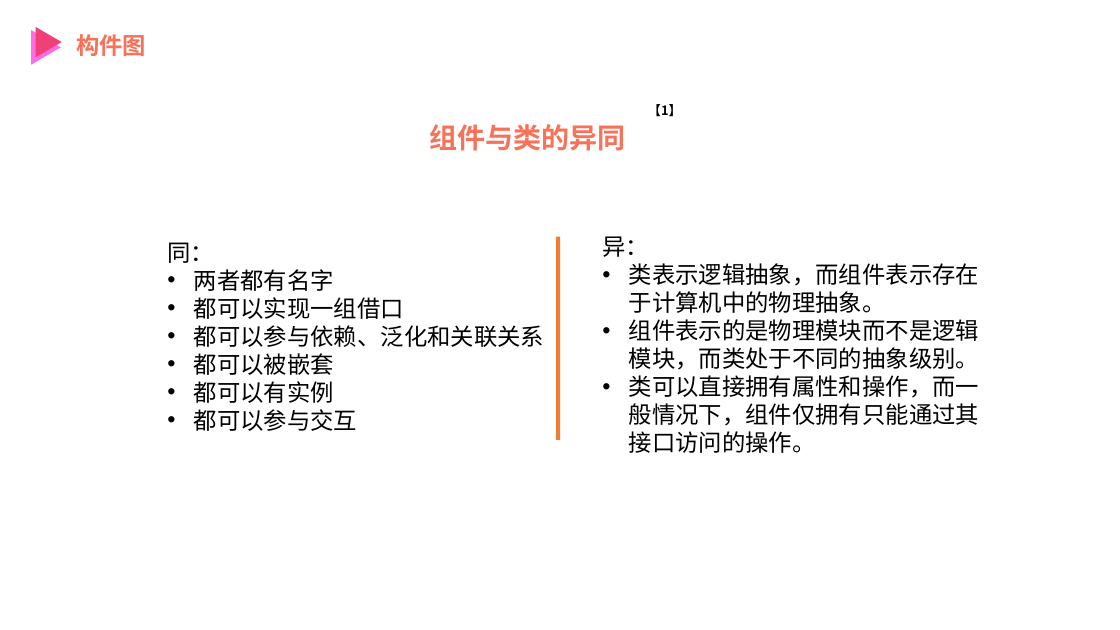
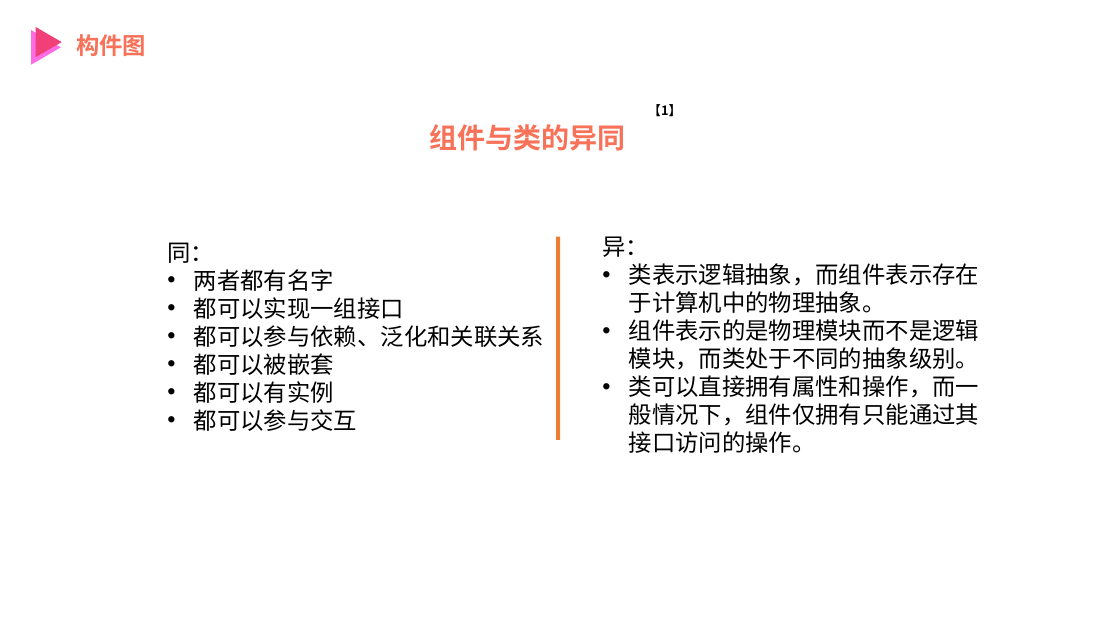
Before and after one commit to PRD2018-G12/SE-Education-Assistant-System, a slide deck: slide 18 of 非受控文档/UML翻转课堂/UML基础III.pptx. Drawn at 1120x630 pixels with LibreOffice and Linux fonts; fonts in the diff are those of the drawing. Boxes give left, top, right and bottom in pixels: in the first picture for what was removed or moved away, otherwise in the second. Text is boxed around its words. In the diff, an @@ line names an element or a change of style, - is before the commit and + after.

```diff
--- a/非受控文档/UML翻转课堂/UML基础III.pptx
+++ b/非受控文档/UML翻转课堂/UML基础III.pptx
@@ text at [194, 297, 404, 319]: text changed @@
-• 都可以实现一组借口
+• 都可以实现一组接口
```
Also in this commit, not shown: 2 other slides changed.
